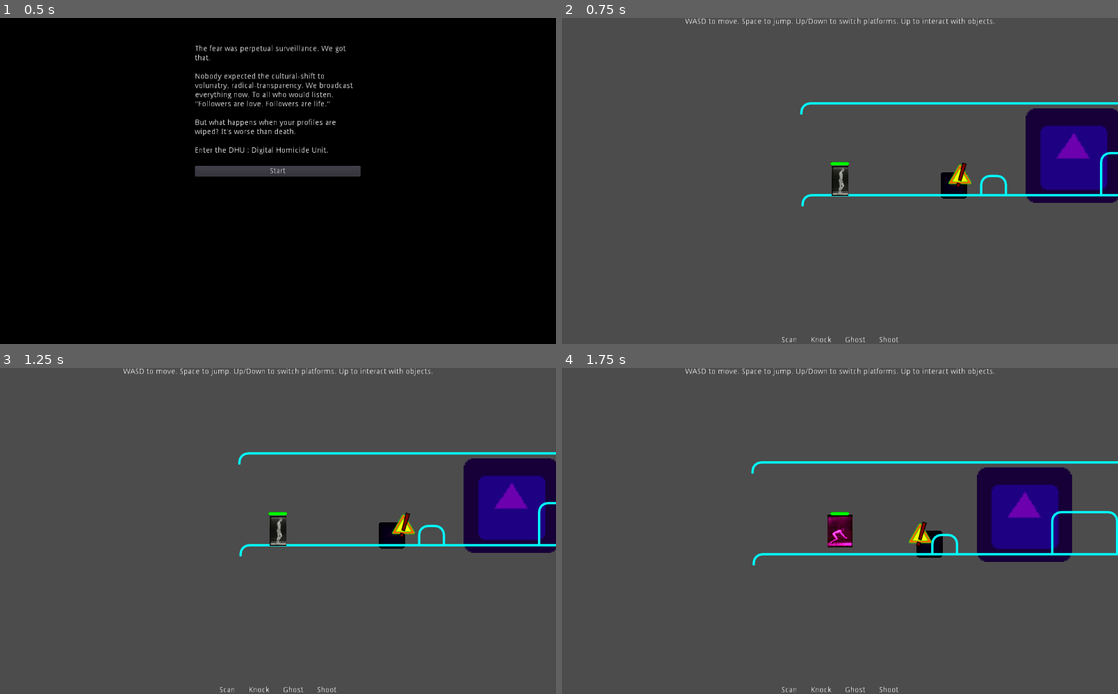
Above: before the commit, frames 1-4 (two rows, left to right).
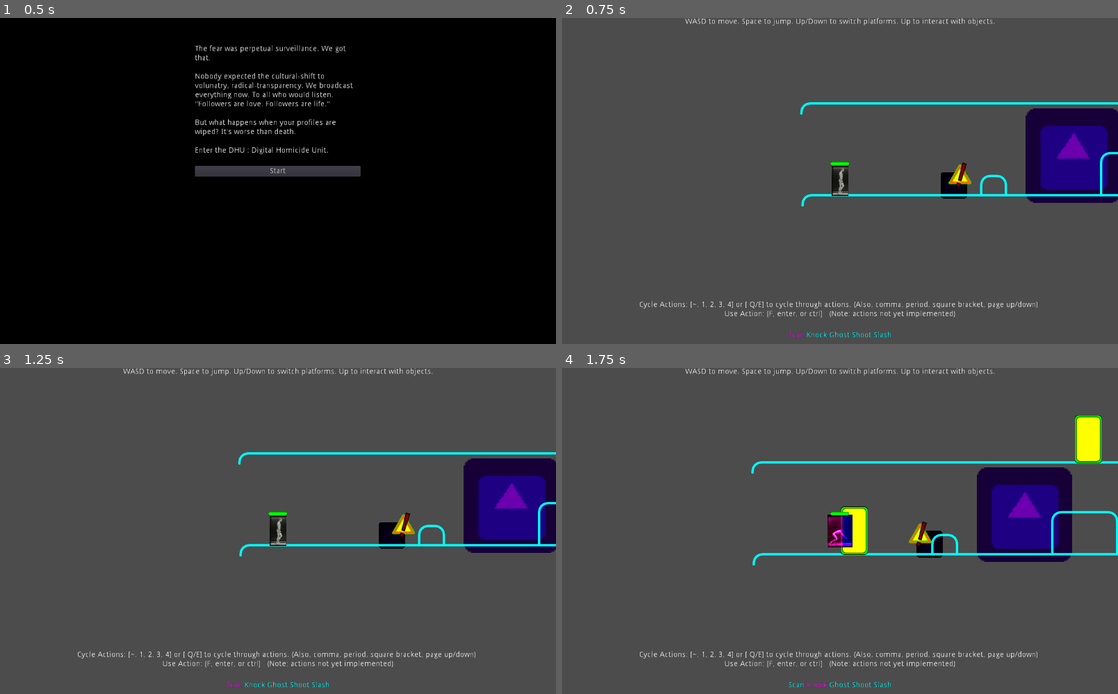
Above: after the commit, the same moments.

Repository: godot-wildlings/cyberpunk-jam-2019
Game: Godot game, scene res://Main.tscn
The game is run twice, just before and just after one commit, with the same random seed, the same clock (stepped at 60 frames per second) and the same inputs. The engine's default icon, where the game draws it, is replaced by a stand-in: a white triangle on a blue panel in a dark square.
Inputs:
- Up to frame 1 (0.5 s): no input
- Up to frame 2 (0.75 s): click "Start" at 0.5 s
- Up to frame 3 (1.25 s): no input
- Up to frame 4 (1.75 s): tap Enter at 1.25 s; hold D (mv_right) from 1.28 s (still down); tap ` (action_0, bound only after the commit) at 1.35 s; tap Space (jump) at 1.52 s; tap 1 (action_1, bound only after the commit) at 1.55 s

Frame 1 is identical in both runs. In frame 2, 0.9% of the frame differs, in the area x 14-86%, y 86-100%; in frame 3, 0.9%; in frame 4, 2.3%, in the area x 14-98%, y 14-100%.

Commit message:
Added scan action to reveal doors.
doors don't do anything yet.

Diff:
--- a/Levels/Level1.gd
+++ b/Levels/Level1.gd
@@ -76,3 +76,12 @@
 		state = states.resetting
 		update()
 		Game.main.reset_level()
+
+func _on_Player_scanned():
+	print(self.name, " received signal: _on_Player_scanned")
+	for object in $InteractiveObjects.get_children():
+		if object.has_method("_on_Player_scanned"):
+			object._on_Player_scanned()
+	for enemy in $Enemies.get_children():
+		if enemy.has_method("_on_Player_scanned"):
+			enemy._on_Player_scanned()
--- a/Levels/Level1.tscn
+++ b/Levels/Level1.tscn
@@ -1,10 +1,11 @@
-[gd_scene load_steps=12 format=2]
+[gd_scene load_steps=13 format=2]
 
 [ext_resource path="res://Levels/Level1.gd" type="Script" id=1]
 [ext_resource path="res://icon.png" type="Texture" id=2]
 [ext_resource path="res://Scenery/Console.tscn" type="PackedScene" id=3]
-[ext_resource path="res://Player/Player.tscn" type="PackedScene" id=4]
-[ext_resource path="res://NPCs/Enemies/Enemy.tscn" type="PackedScene" id=5]
+[ext_resource path="res://Scenery/Door.tscn" type="PackedScene" id=4]
+[ext_resource path="res://Player/Player.tscn" type="PackedScene" id=5]
+[ext_resource path="res://NPCs/Enemies/Enemy.tscn" type="PackedScene" id=6]
 
 [sub_resource type="TileSet" id=1]
 
@@ -192,19 +193,34 @@
 [node name="Scenery" type="Node2D" parent="."]
 
 [node name="InteractiveObjects" type="Node2D" parent="."]
-editor/display_folded = true
 
 [node name="Console" parent="InteractiveObjects" instance=ExtResource( 3 )]
 position = Vector2( 3017.31, 499.855 )
 
-[node name="Player" parent="." instance=ExtResource( 4 )]
+[node name="Door" parent="InteractiveObjects" instance=ExtResource( 4 )]
+position = Vector2( 179.789, 487.375 )
+
+[node name="Door2" parent="InteractiveObjects" instance=ExtResource( 4 )]
+position = Vector2( 986.656, 487.375 )
+
+[node name="Door3" parent="InteractiveObjects" instance=ExtResource( 4 )]
+position = Vector2( 610.982, 318.969 )
+
+[node name="Door4" parent="InteractiveObjects" instance=ExtResource( 4 )]
+position = Vector2( 1610.31, 454.064 )
+
+[node name="Door5" parent="InteractiveObjects" instance=ExtResource( 4 )]
+position = Vector2( 2426.43, 485.524 )
+
+[node name="Player" parent="." instance=ExtResource( 5 )]
 position = Vector2( 63.467, 504.563 )
 
 [node name="Enemies" type="Node2D" parent="."]
-
-[node name="Enemy" parent="Enemies" instance=ExtResource( 5 )]
+editor/display_folded = true
+
+[node name="Enemy" parent="Enemies" instance=ExtResource( 6 )]
 position = Vector2( 280.918, 493.807 )
 
-[node name="Enemy2" parent="Enemies" instance=ExtResource( 5 )]
+[node name="Enemy2" parent="Enemies" instance=ExtResource( 6 )]
 position = Vector2( 858.229, 501.343 )
 [connection signal="body_entered" from="ResetZone/ResetArea" to="." method="_on_ResetArea_body_entered"]
--- a/Player/Player.gd
+++ b/Player/Player.gd
@@ -67,13 +67,25 @@
 		"cold" : 0
 }
 
+var actions = [ "scan", "knock", "ghost", "shoot", "slash" ]
+
 var hitstun : bool = false
+
+var current_action : int = 0
+
+signal scanned()
+
 
 # Called when the node enters the scene tree for the first time.
 func _ready():
 	Game.player = self
 	character_height = $CollisionShape2D.get_shape().get_extents().y * 2
-
+	call_deferred("deferred_ready")
+
+func deferred_ready():
+	var err = connect("scanned", Game.main.level, "_on_Player_scanned")
+	if err:
+		push_warning(self.name + " having trouble connecting signals")
 
 # Called every frame. 'delta' is the elapsed time since the previous frame.
 func _process(delta):
@@ -193,6 +205,35 @@
 			drop()
 			#crouch()
 
+	elif Input.is_action_just_pressed("action_0"):
+		current_action = 0
+	elif Input.is_action_just_pressed("action_1"):
+		current_action = 1
+	elif Input.is_action_just_pressed("action_2"):
+		current_action = 2
+	elif Input.is_action_just_pressed("action_3"):
+		current_action = 3
+	elif Input.is_action_just_pressed("action_4"):
+		current_action = 4
+	elif Input.is_action_just_pressed("action_5"):
+		current_action = 5
+	elif Input.is_action_just_pressed("action_selected"):
+		use_action(current_action)
+	elif Input.is_action_just_pressed("next_action"):
+		current_action = wrapi(current_action + 1, 0, actions.size())
+	elif Input.is_action_just_pressed("prev_action"):
+		current_action = wrapi(current_action - 1, 0, actions.size())
+
+func use_action(action_num):
+	if actions[action_num] == "scan":
+		print("scanning")
+		emit_signal("scanned")
+	elif actions[action_num] == "ghost":
+		print("ghost")
+	elif actions[action_num] == "knock":
+		print("knock")
+
+
 func interact_with_object(object):
 	if object.has_method("interact"):
 		object.interact(self)
--- a/Player/Player.tscn
+++ b/Player/Player.tscn
@@ -320,6 +320,7 @@
 [node name="CanvasLayer" type="CanvasLayer" parent="."]
 
 [node name="PlayerHUD" parent="CanvasLayer" instance=ExtResource( 5 )]
+margin_top = -87.0
 
 [node name="Label" type="Label" parent="CanvasLayer"]
 anchor_left = 0.5
--- /dev/null
+++ b/Player/PlayerHUD.gd
@@ -0,0 +1,16 @@
+extends Container
+
+# Declare member variables here. Examples:
+var action_labels : Array = []
+
+# Called when the node enters the scene tree for the first time.
+func _ready():
+	action_labels = $Actions.get_children()
+
+# Called every frame. 'delta' is the elapsed time since the previous frame.
+func _process(delta):
+	for label in action_labels:
+		if label == action_labels[Game.player.current_action]:
+			label.set_modulate(Color.magenta)
+		else:
+			label.set_modulate(Color.cyan)
--- a/Player/PlayerHUD.tscn
+++ b/Player/PlayerHUD.tscn
@@ -1,33 +1,56 @@
-[gd_scene format=2]
+[gd_scene load_steps=2 format=2]
 
-[node name="PlayerHUD" type="HBoxContainer"]
+[ext_resource path="res://Player/PlayerHUD.gd" type="Script" id=1]
+
+[node name="PlayerHUD" type="VBoxContainer"]
 anchor_top = 1.0
 anchor_right = 1.0
 anchor_bottom = 1.0
 margin_top = -14.0
 custom_constants/separation = 25
 alignment = 1
+script = ExtResource( 1 )
 
-[node name="Label" type="Label" parent="."]
-margin_left = 404.0
-margin_right = 433.0
+[node name="Instructions" type="Label" parent="."]
+margin_top = 8.0
+margin_right = 1024.0
+margin_bottom = 39.0
+text = "Cycle Actions: [~, 1, 2, 3, 4] or [ Q/E] to cycle through actions. (Also, comma, period, square bracket, page up/down)
+Use Action: [F, enter, or ctrl]   (Note: actions not yet implemented)"
+align = 1
+
+[node name="Actions" type="HBoxContainer" parent="."]
+margin_top = 64.0
+margin_right = 1024.0
+margin_bottom = 78.0
+alignment = 1
+
+[node name="Scan" type="Label" parent="Actions"]
+margin_left = 417.0
+margin_right = 446.0
 margin_bottom = 14.0
 text = "Scan"
 
-[node name="Label2" type="Label" parent="."]
-margin_left = 458.0
-margin_right = 496.0
+[node name="Knock" type="Label" parent="Actions"]
+margin_left = 450.0
+margin_right = 488.0
 margin_bottom = 14.0
 text = "Knock"
 
-[node name="Label3" type="Label" parent="."]
-margin_left = 521.0
-margin_right = 559.0
+[node name="Ghost" type="Label" parent="Actions"]
+margin_left = 492.0
+margin_right = 530.0
 margin_bottom = 14.0
 text = "Ghost"
 
-[node name="Label4" type="Label" parent="."]
-margin_left = 584.0
-margin_right = 620.0
+[node name="Shoot" type="Label" parent="Actions"]
+margin_left = 534.0
+margin_right = 570.0
 margin_bottom = 14.0
 text = "Shoot"
+
+[node name="Slash" type="Label" parent="Actions"]
+margin_left = 574.0
+margin_right = 607.0
+margin_bottom = 14.0
+text = "Slash"
--- a/Scenery/Console.tscn
+++ b/Scenery/Console.tscn
@@ -1,6 +1,6 @@
 [gd_scene load_steps=6 format=2]
 
-[ext_resource path="res://Scenery/Console.gd" type="Script" id=1]
+[ext_resource path="res://Scenery/InteractiveObject.gd" type="Script" id=1]
 [ext_resource path="res://Scenery/console.png" type="Texture" id=2]
 [ext_resource path="res://Scenery/click.png" type="Texture" id=3]
 
--- /dev/null
+++ b/Scenery/Door.tscn
@@ -0,0 +1,49 @@
+[gd_scene load_steps=5 format=2]
+
+[ext_resource path="res://Scenery/InteractiveObject.gd" type="Script" id=1]
+[ext_resource path="res://Scenery/door.png" type="Texture" id=2]
+
+[sub_resource type="Animation" id=1]
+resource_name = "interact"
+
+[sub_resource type="Animation" id=2]
+resource_name = "reveal"
+tracks/0/type = "value"
+tracks/0/path = NodePath("Sprite:visible")
+tracks/0/interp = 1
+tracks/0/loop_wrap = true
+tracks/0/imported = false
+tracks/0/enabled = true
+tracks/0/keys = {
+"times": PoolRealArray( 0, 0.1, 0.9, 1 ),
+"transitions": PoolRealArray( 1, 1, 1, 1 ),
+"update": 1,
+"values": [ false, true, true, false ]
+}
+tracks/1/type = "value"
+tracks/1/path = NodePath("Sprite:self_modulate")
+tracks/1/interp = 1
+tracks/1/loop_wrap = true
+tracks/1/imported = false
+tracks/1/enabled = true
+tracks/1/keys = {
+"times": PoolRealArray( 0, 0.3, 0.7, 1 ),
+"transitions": PoolRealArray( 1, 1, 1, 1 ),
+"update": 0,
+"values": [ Color( 1, 1, 1, 0 ), Color( 1, 1, 1, 1 ), Color( 1, 1, 1, 1 ), Color( 1, 1, 1, 0 ) ]
+}
+
+[node name="Door" type="Area2D"]
+script = ExtResource( 1 )
+hidden_to_player = true
+
+[node name="Sprite" type="Sprite" parent="."]
+visible = false
+self_modulate = Color( 1, 1, 1, 0 )
+texture = ExtResource( 2 )
+
+[node name="CollisionShape2D" type="CollisionShape2D" parent="."]
+
+[node name="AnimationPlayer" type="AnimationPlayer" parent="."]
+anims/interact = SubResource( 1 )
+anims/reveal = SubResource( 2 )
--- /dev/null
+++ b/Scenery/InteractiveObject.gd
@@ -0,0 +1,46 @@
+extends Area2D
+
+signal player_entered(body)
+signal player_exited(body)
+
+export var hidden_to_player : bool = false
+
+# Called when the node enters the scene tree for the first time.
+func _ready():
+	if hidden_to_player:
+		$Sprite.set_visible(false)
+	call_deferred("deferred_ready")
+
+func deferred_ready():
+	if Game.player != null and Game.player.has_method("_on_InteractiveObject_player_entered"):
+		#warning-ignore:return_value_discarded
+		connect("player_entered", Game.player, "_on_InteractiveObject_player_entered")
+		#warning-ignore:return_value_discarded
+		connect("player_exited", Game.player, "_on_InteractiveObject_player_exited")
+	else:
+		push_error("Interactive object is trying to connect to Game.player object, but can't.")
+
+
+
+# Called every frame. 'delta' is the elapsed time since the previous frame.
+#func _process(delta):
+#	pass
+
+
+func _on_Console_body_entered(body):
+	if body == Game.player:
+		emit_signal("player_entered", self)
+
+func _on_Console_body_exited(body):
+	if body == Game.player:
+		emit_signal("player_exited", self)
+
+
+#warning-ignore:unused_argument
+func interact(who_called):
+	$AnimationPlayer.play("interact")
+
+func _on_Player_scanned():
+	print(self.name, " received signal: Player_scanned")
+	if hidden_to_player:
+		$AnimationPlayer.play("reveal")
--- a/project.godot
+++ b/project.godot
@@ -63,6 +63,58 @@
 , Object(InputEventJoypadMotion,"resource_local_to_scene":false,"resource_name":"","device":0,"axis":1,"axis_value":1.0,"script":null)
  ]
 }
+action_1={
+"deadzone": 0.5,
+"events": [ Object(InputEventKey,"resource_local_to_scene":false,"resource_name":"","device":0,"alt":false,"shift":false,"control":false,"meta":false,"command":false,"pressed":false,"scancode":49,"unicode":0,"echo":false,"script":null)
+ ]
+}
+action_2={
+"deadzone": 0.5,
+"events": [ Object(InputEventKey,"resource_local_to_scene":false,"resource_name":"","device":0,"alt":false,"shift":false,"control":false,"meta":false,"command":false,"pressed":false,"scancode":50,"unicode":0,"echo":false,"script":null)
+ ]
+}
+action_3={
+"deadzone": 0.5,
+"events": [ Object(InputEventKey,"resource_local_to_scene":false,"resource_name":"","device":0,"alt":false,"shift":false,"control":false,"meta":false,"command":false,"pressed":false,"scancode":51,"unicode":0,"echo":false,"script":null)
+ ]
+}
+action_4={
+"deadzone": 0.5,
+"events": [ Object(InputEventKey,"resource_local_to_scene":false,"resource_name":"","device":0,"alt":false,"shift":false,"control":false,"meta":false,"command":false,"pressed":false,"scancode":52,"unicode":0,"echo":false,"script":null)
+ ]
+}
+next_action={
+"deadzone": 0.5,
+"events": [ Object(InputEventKey,"resource_local_to_scene":false,"resource_name":"","device":0,"alt":false,"shift":false,"control":false,"meta":false,"command":false,"pressed":false,"scancode":69,"unicode":0,"echo":false,"script":null)
+, Object(InputEventKey,"resource_local_to_scene":false,"resource_name":"","device":0,"alt":false,"shift":false,"control":false,"meta":false,"command":false,"pressed":false,"scancode":16777236,"unicode":0,"echo":false,"script":null)
+, Object(InputEventKey,"resource_local_to_scene":false,"resource_name":"","device":0,"alt":false,"shift":false,"control":false,"meta":false,"command":false,"pressed":false,"scancode":46,"unicode":0,"echo":false,"script":null)
+, Object(InputEventKey,"resource_local_to_scene":false,"resource_name":"","device":0,"alt":false,"shift":false,"control":false,"meta":false,"command":false,"pressed":false,"scancode":125,"unicode":0,"echo":false,"script":null)
+, Object(InputEventJoypadButton,"resource_local_to_scene":false,"resource_name":"","device":0,"button_index":4,"pressure":0.0,"pressed":false,"script":null)
+ ]
+}
+prev_action={
+"deadzone": 0.5,
+"events": [ Object(InputEventKey,"resource_local_to_scene":false,"resource_name":"","device":0,"alt":false,"shift":false,"control":false,"meta":false,"command":false,"pressed":false,"scancode":81,"unicode":0,"echo":false,"script":null)
+, Object(InputEventKey,"resource_local_to_scene":false,"resource_name":"","device":0,"alt":false,"shift":false,"control":false,"meta":false,"command":false,"pressed":false,"scancode":16777235,"unicode":0,"echo":false,"script":null)
+, Object(InputEventKey,"resource_local_to_scene":false,"resource_name":"","device":0,"alt":false,"shift":false,"control":false,"meta":false,"command":false,"pressed":false,"scancode":44,"unicode":0,"echo":false,"script":null)
+, Object(InputEventKey,"resource_local_to_scene":false,"resource_name":"","device":0,"alt":false,"shift":false,"control":false,"meta":false,"command":false,"pressed":false,"scancode":123,"unicode":0,"echo":false,"script":null)
+, Object(InputEventJoypadButton,"resource_local_to_scene":false,"resource_name":"","device":0,"button_index":5,"pressure":0.0,"pressed":false,"script":null)
+ ]
+}
+action_selected={
+"deadzone": 0.5,
+"events": [ Object(InputEventKey,"resource_local_to_scene":false,"resource_name":"","device":0,"alt":false,"shift":false,"control":false,"meta":false,"command":false,"pressed":false,"scancode":70,"unicode":0,"echo":false,"script":null)
+, Object(InputEventJoypadButton,"resource_local_to_scene":false,"resource_name":"","device":0,"button_index":1,"pressure":0.0,"pressed":false,"script":null)
+, Object(InputEventKey,"resource_local_to_scene":false,"resource_name":"","device":0,"alt":false,"shift":false,"control":false,"meta":false,"command":false,"pressed":false,"scancode":16777221,"unicode":0,"echo":false,"script":null)
+, Object(InputEventKey,"resource_local_to_scene":false,"resource_name":"","device":0,"alt":false,"shift":false,"control":false,"meta":false,"command":false,"pressed":false,"scancode":16777237,"unicode":0,"echo":false,"script":null)
+, Object(InputEventKey,"resource_local_to_scene":false,"resource_name":"","device":0,"alt":false,"shift":false,"control":false,"meta":false,"command":false,"pressed":false,"scancode":16777238,"unicode":0,"echo":false,"script":null)
+ ]
+}
+action_0={
+"deadzone": 0.5,
+"events": [ Object(InputEventKey,"resource_local_to_scene":false,"resource_name":"","device":0,"alt":false,"shift":false,"control":false,"meta":false,"command":false,"pressed":false,"scancode":96,"unicode":0,"echo":false,"script":null)
+ ]
+}
 
 [layer_names]
 
Binary file added: Scenery/door.png
Not shown, added: Scenery/door.png.import
